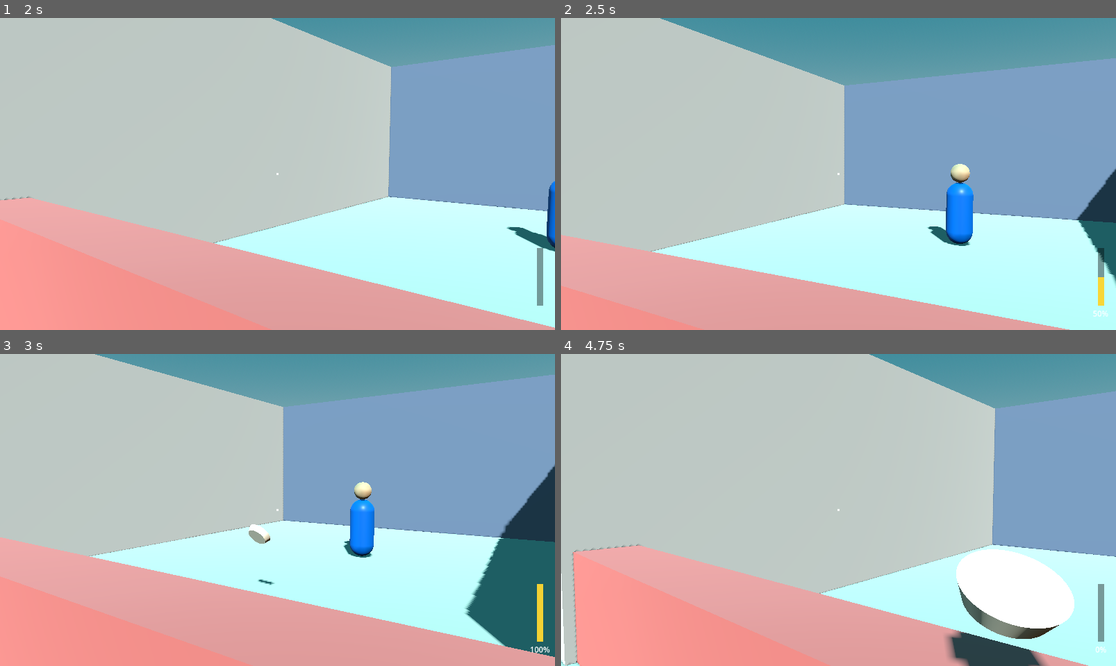
Above: before the commit, frames 1-4 (two rows, left to right).
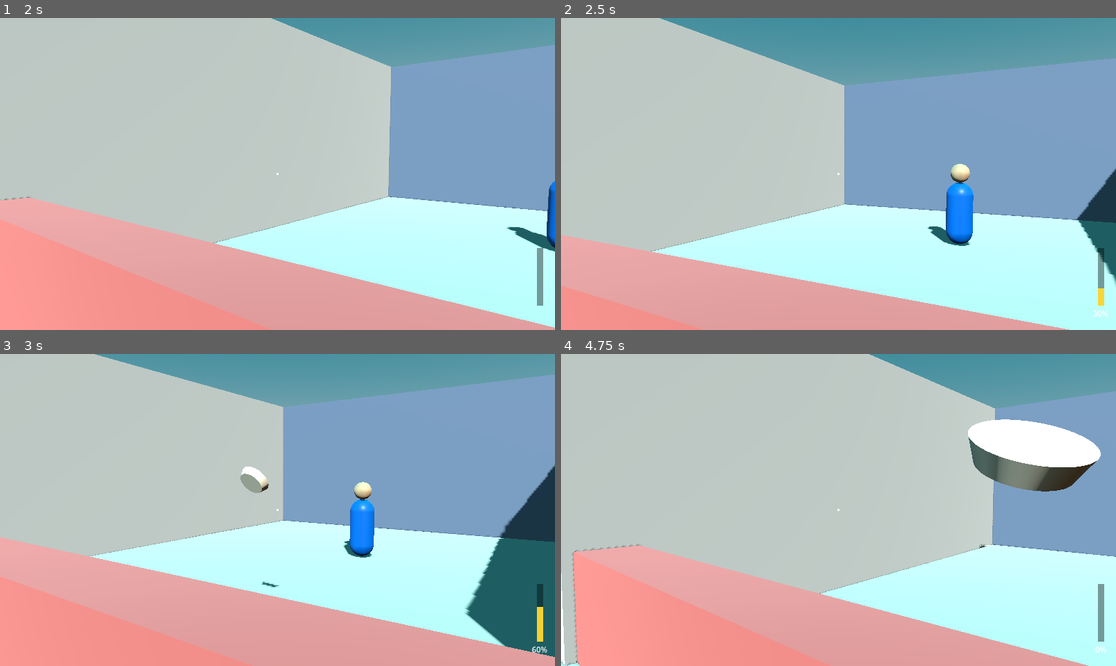
Above: after the commit, the same moments.

Repository: ADB4/CF37
Game: Godot game, scene res://scenes/main.tscn
Two runs of this game, one before a commit and one after it. Both use one fixed random seed, a clock stepped at 60 frames per second and the inputs below.
Inputs (mouse positions are in pixels of both pictures, inside the frame that each line leads up to):
- Up to frame 1 (2 s): tap Enter at 0.5 s; move the mouse to (399, 158) at 0.52 s; press the mouse at (399, 158) at 0.53 s; hold D (move_right) 0.53-1.28 s; tap L at 0.8, 1.35 s; move the mouse to (249, 174) at 1.27 s; release the mouse at (249, 174) at 1.28 s; hold Left (move_left) from 1.28 s (still down); tap C at 1.55 s
- Up to frame 2 (2.5 s): move the mouse to (849, 167) at 2.02 s; release Left (move_left) at 2.03 s; press the mouse at (849, 167) at 2.03 s; hold D (move_right) from 2.03 s (still down); tap C at 2.1 s
- Up to frame 3 (3 s): keep holding D (move_right); move the mouse to (271, 516) at 2.77 s; release the mouse at (271, 516) at 2.78 s; click (271, 516) at 2.85 s
- Up to frame 4 (4.75 s): tap L at 3.05, 3.6 s; tap R (restart) at 3.5 s; move the mouse to (877, 513) at 3.52 s; release D (move_right) at 3.53 s; hold Left (move_left) from 3.53 s (still down); tap C at 3.8, 4.35 s; move the mouse to (794, 506) at 4.27 s; click (794, 506) at 4.55 s

Frame 1 is identical in both runs. In frame 2, less than 0.1% of the frame differs, in the area x 95-98%, y 83-95%; in frame 3, 0.7%; in frame 4, 10%, in the area x 69-98%, y 20-100%.

Commit message:
CF37-60: charge/lob differentiation

Diff:
--- a/scripts/debug_eval.gd
+++ b/scripts/debug_eval.gd
@@ -107,12 +107,23 @@
 func on_pie_thrown(pie: PieProjectile) -> void:
 	_throws.append({
 		"pie_id": pie.get_instance_id(),
+		"spawn": pie.global_position,
+		"range": -1.0,
 		"ratio": _last_ratio,
 		"speed": pie.linear_velocity.length(),
 		"zone": "",
 		"time": Time.get_ticks_msec() / 1000.0,
 	})
-
+	pie.splattered.connect(_on_pie_splattered.bind(pie))
+
+func _on_pie_splattered(pie: PieProjectile) -> void:
+	var landed := pie.global_position
+	for i in range(_throws.size() -1, -1, -1):
+		var t: Dictionary = _throws[i]
+		if t["pie_id"] == pie.get_instance_id() and t["range"] < 0.0:
+			var flat := Vector3(landed.x - t["spawn"].x, 0.0, landed.z - t["spawn"].z)
+			t["range"] = flat.length()
+			return
 
 func on_hit_zone_entered(zone: String, body: Node3D) -> void:
 	var id := body.get_instance_id()
@@ -129,9 +140,13 @@
 # ---------------------------------------------------------------------------
 
 func _unhandled_key_input(event: InputEvent) -> void:
-	if event is InputEventKey and event.pressed and not event.echo \
-			and event.physical_keycode == KEY_L:
-		_print_summary()
+	if event is InputEventKey and event.pressed and not event.echo:
+		match event.physical_keycode:
+			KEY_L:
+				_print_summary()
+			KEY_C:
+				_throws.clear()
+				print("[DebugEval] clear throws")
 
 
 func _print_summary() -> void:
@@ -149,10 +164,17 @@
 	var pending := 0
 	var ratio_sum := 0.0
 
+	var range_sum := [0.0, 0.0, 0.0, 0.0]   # one slot per charge bucket
+	var range_cnt := [0, 0, 0, 0]
+	var range_min := INF                     # starts at +infinity so first value wins
+	var range_max := 0.0
+	var range_total := 0.0
+	var range_n := 0                          # how many resolved ranges we counted
 	for t in _throws:
 		var r: float = t["ratio"]
+		var b := clampi(int(r * 4.0), 0, 3)
+		buckets[b] += 1
 		ratio_sum += r
-		buckets[clampi(int(r * 4.0), 0, 3)] += 1
 		if r > 0.9:
 			full += 1
 		match t["zone"]:
@@ -165,8 +187,17 @@
 					miss += 1
 				else:
 					pending += 1
+		var rng: float = t["range"]
+		if rng >= 0.0:
+			range_sum[b] += rng
+			range_cnt[b] += 1
+			range_total += rng
+			range_n += 1
+			range_min = minf(range_min, rng)
+			range_max = maxf(range_max, rng)
 
 	var resolved := maxi(total - pending, 1)
+
 	print("[DebugEval] ---- session summary ----")
 	print("  throws: %d   mean charge: %.2f   full-charge (>0.9): %d (%.0f%%)"
 			% [total, ratio_sum / total, full, 100.0 * full / total])
@@ -176,3 +207,16 @@
 			% [head, body, miss, pending])
 	print("  hit rate (resolved throws): %.0f%%"
 			% (100.0 * float(head + body) / float(resolved)))
+
+	if range_n > 0:
+		print("  range (m)   min: %.2f   mean: %.2f   max: %.2f   (splat, n=%d)"
+				% [range_min, range_total / range_n, range_max, range_n])
+		var parts: Array[String] = []
+		for i in 4:
+			if range_cnt[i] > 0:
+				parts.append("%d-%d%%: %.2f" % [i * 25, i * 25 + 25, range_sum[i] / range_cnt[i]])
+			else:
+				parts.append("%d-%d%%: --" % [i * 25, i * 25 + 25])
+		print("  mean range by charge   " + "   ".join(parts))
+	else:
+		print("  range (m): no resolved throws yet")
--- a/scripts/main.gd
+++ b/scripts/main.gd
@@ -1,5 +1,5 @@
 extends Node3D
-const ROUND_DURATION := 10
+const ROUND_DURATION := 60
 
 enum GameState { READY, PLAYING, ROUND_OVER }
 
--- a/scripts/pie_projectile.gd
+++ b/scripts/pie_projectile.gd
@@ -34,6 +34,10 @@
 var _has_touched := false
 
 func _ready() -> void:
+
+	## CF37-60
+	linear_damp_mode = RigidBody3D.DAMP_MODE_REPLACE
+	linear_damp = 0.0
 
 	var mat := PhysicsMaterial.new()
 	mat.bounce = bounciness
--- a/scripts/player_controller.gd
+++ b/scripts/player_controller.gd
@@ -33,11 +33,17 @@
 @export var projectile_parent: Node3D
 @export var min_throw_speed := 8.0
 @export var max_throw_speed := 22.0
-@export var full_charge_time := 0.6
+@export var full_charge_time := 1.0
 ## Grace window at the start of a hold during which charge stays at 0.
 ## Any release inside this window is a true zero-charge (min speed) throw.
 ## Charge only starts accumulating after the buffer elapses, so a full
 ## charge takes charge_buffer_time + full_charge_time of total hold.
+
+## linearly to 0 at full charge. Composed about the camera's RIGHT axis so it
+## stacks on top of player-controlled pitch (aiming down still lands short).
+## AC: uncharged throw lobs over a counter-height obstacle; full charge is flat.
+## Upward pitch (deg) added to the launch direction at zero charge, fading
+@export var lob_angle_deg := 30.0
 @export var charge_buffer_time := 0.15
 @export var throw_cooldown := 0.25
 
@@ -144,6 +150,23 @@
 		if Input.mouse_mode != Input.MOUSE_MODE_CAPTURED:
 			_cancel_charge()
 
+## World-space unit launch direction for a given charge ratio (0..1).
+## ratio 0 -> camera-forward pitched up by lob_angle_deg (lob);
+## ratio 1 -> exactly camera-forward (flat). PUBLIC: CF37-74's reticle must
+## call THIS to simulate the same arc — one source of truth, no divergence.
+## AC: launch-direction computation extracted out of _throw().
+func launch_direction(charge_ratio: float) -> Vector3:
+	# TODO(you): forward = -camera.global_transform.basis.z
+	#            right   =  camera.global_transform.basis.x (normalize it)
+	#            angle   =  deg_to_rad(lob_angle_deg) * (1.0 - charge_ratio)
+	#            return forward.rotated(right, angle)
+	#   Sanity: +angle should tilt the aim UP. If it goes down, negate it and
+	#   ask yourself what that says about the camera basis handedness.
+	var forward := -_camera.global_transform.basis.z
+	var right := _camera.global_transform.basis.x.normalized()
+	var angle := deg_to_rad(lob_angle_deg) * (1.0 - charge_ratio)
+	return forward.rotated(right, angle)
+
 func _throw() -> void:
 	_charging = false
 	var ratio := _charge_time / full_charge_time
@@ -157,7 +180,8 @@
 	pie.global_transform = _spawn_point.global_transform
 
 	var speed := lerpf(min_throw_speed, max_throw_speed, ratio)
-	pie.launch(-_camera.global_transform.basis.z, speed)
+	pie.launch(launch_direction(ratio), speed)  # was: -_camera.global_transform.basis.z
+	# TODO(you): call your new launch_direction(ratio) instead of raw forward
 
 	pie_thrown.emit(pie)
 	_cooldown_remaining = throw_cooldown
